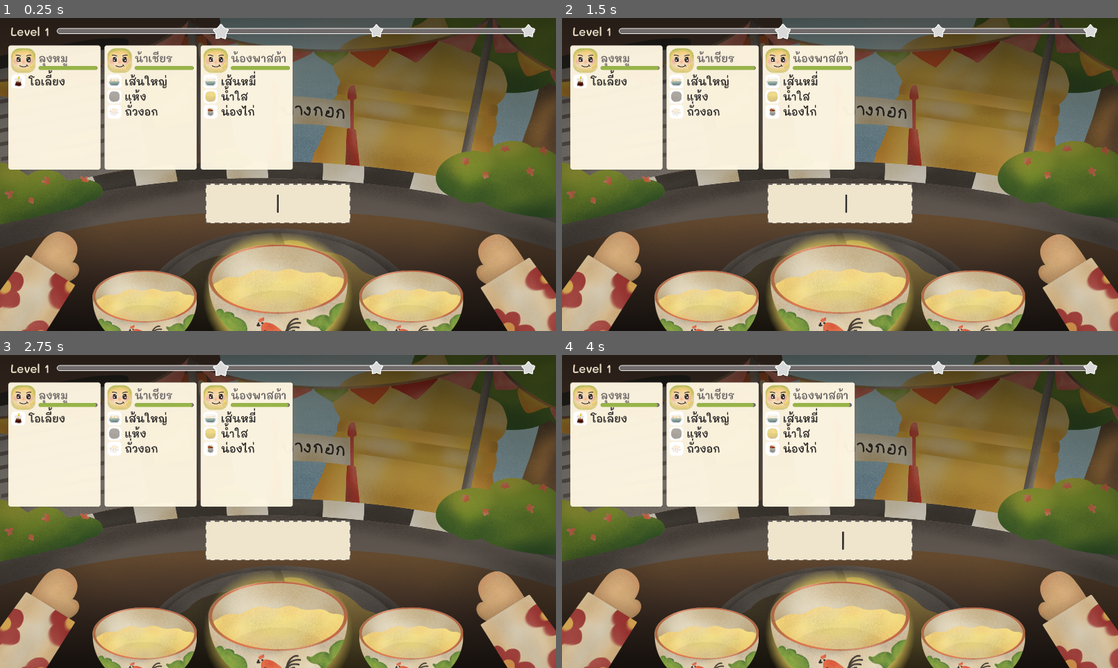
Above: before the commit, frames 1-4 (two rows, left to right).
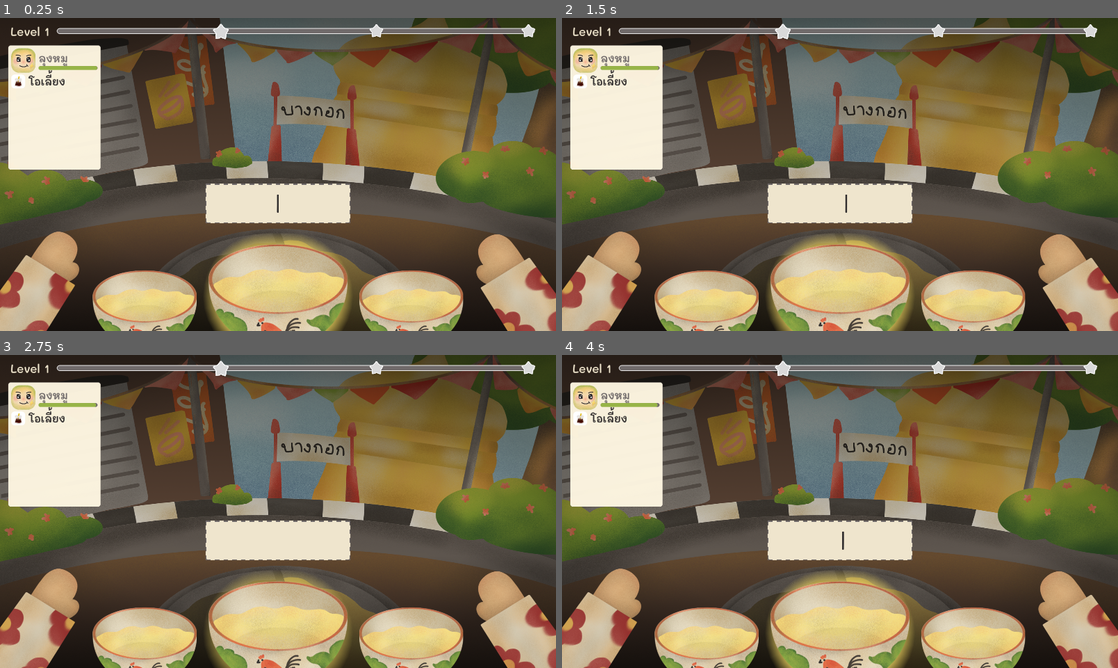
Above: after the commit, the same moments.

Repository: pcpaugust/video-game
Game: Godot game, scene res://scenes/main/Cooking.tscn
Same seed, same stepped clock (60 frames per second), same inputs: the game is played once before the commit and once after it.
Inputs:
- Up to frame 1 (0.25 s): no input
- Up to frame 2 (1.5 s): tap Enter at 0.5, 0.6 s; tap Space at 0.77, 1.25 s; tap Tab at 1.35 s
- Up to frame 3 (2.75 s): tap Space at 1.52 s; tap Enter at 2 s; tap Backspace at 2.1 s
- Up to frame 4 (4 s): tap Space at 2.75, 3.02, 3.77 s; tap Enter at 2.85, 3.5 s; tap Tab at 3.6 s

The runs differ from the first frame. In frame 1, 13% of the frame differs, in the area x 18-53%, y 8-49%; in frame 2, 13%; in frame 3, 13%; in frame 4, 13%.

Commit message:
feat: implement game configuration settings and core cooking mechanics including ingredient processing, dish slot management, and customer order fulfillment

Diff:
--- a/scripts/config/game_config.gd
+++ b/scripts/config/game_config.gd
@@ -3,9 +3,13 @@
 
 # Customer & level settings
 const BASE_CUSTOMER_COUNT: int = 2
-const MAX_CUSTOMERS: int = 4
+const MAX_CUSTOMERS: int = 5
 
 const CHILD_CUSTOMER_CHANCE: float = 0.1
+
+const SPAWN_INTERVAL_BASE: float = 10.0
+const SPAWN_INTERVAL_DECREASE_PER_LEVEL: float = 1.0
+const MIN_SPAWN_INTERVAL: float = 5.0
 
 # Patience / time settings
 const BASE_PATIENCE_TIME: float = 100.0
--- a/scripts/core/cooking.gd
+++ b/scripts/core/cooking.gd
@@ -27,6 +27,7 @@
 var current_bowl_ingredients: Array[String] = []
 var missed_customers: int = 0
 var current_mode: Mode = Mode.PREP
+var spawn_timer: float = 0.0
 
 # ระบบชามอาหาร (Dish Slots) จาก game_manager
 var dish_slots: Array = [] # เก็บ: { "key": String, "ingredients": Array[String] }
@@ -66,38 +67,48 @@
 	center_bowl.set_state("glow")
 	left_bowl.clear()
 	right_bowl.clear()
-	_spawn_initial_customers()
+	spawn_timer = 0.0
 	_update_ui_full()
 
-func _spawn_initial_customers() -> void:
+func _spawn_single_customer() -> void:
+	if customers.size() >= GameConfig.MAX_CUSTOMERS: return
+
 	var unlocked = MenuData.get_unlocked_ingredients_for_level(level)
-	var count = clamp(GameConfig.BASE_CUSTOMER_COUNT + level, 3, 7)
 	var used_name = []
-
-	while customers.size() < count:
-		var c = Customer.new()
-		c.is_child = randf() < GameConfig.CHILD_CUSTOMER_CHANCE
+	for c in customers:
+		used_name.append(c.name)
+
+	var c = Customer.new()
+	c.is_child = randf() < GameConfig.CHILD_CUSTOMER_CHANCE
+
+	for i in range(10):
 		c.name = MenuData.random_customer_name(c.is_child)
-
-		if (used_name.has(c.name)): continue
-
-		c.order_keys = MenuData.build_random_order_keys(unlocked, level)
-
-		# คำนวณเวลาพื้นฐานตาม Level
-		var base_time = GameConfig.BASE_PATIENCE_TIME - (level * GameConfig.PATIENCE_TIME_PER_LEVEL)
-
-		# ปรับแต่งเวลาตามประเภทลูกค้า
-		if c.is_child:
-			base_time += GameConfig.CHILD_PATIENCE_BONUS
-
-		c.max_patience = max(base_time, GameConfig.MIN_PATIENCE_TIME)
-		c.patience = c.max_patience
-		customers.append(c)
-		used_name.append(c.name)
+		if not used_name.has(c.name):
+			break
+
+	c.order_keys = MenuData.build_random_order_keys(unlocked, level)
+
+	var base_time = GameConfig.BASE_PATIENCE_TIME - (level * GameConfig.PATIENCE_TIME_PER_LEVEL)
+
+	if c.is_child:
+		base_time += GameConfig.CHILD_PATIENCE_BONUS
+
+	c.max_patience = max(base_time, GameConfig.MIN_PATIENCE_TIME)
+	c.patience = c.max_patience
+	customers.append(c)
+	_update_ui_full()
 
 func _process(delta: float) -> void:
+	if current_mode == Mode.GAME_OVER: return
+
 	_update_customers_logic(delta)
 	order_queue.update_patience_only(customers)
+
+	if customers.size() < GameConfig.MAX_CUSTOMERS:
+		spawn_timer -= delta
+		if spawn_timer <= 0.0:
+			_spawn_single_customer()
+			spawn_timer = max(GameConfig.MIN_SPAWN_INTERVAL, GameConfig.SPAWN_INTERVAL_BASE - (level * GameConfig.SPAWN_INTERVAL_DECREASE_PER_LEVEL))
 
 func _update_customers_logic(delta: float) -> void:
 	for i in range(customers.size() - 1, -1, -1):
@@ -112,8 +123,6 @@
 			_handle_game_over()
 		_update_ui_full()
 		_refresh_completed_bowl_states()
-	if customers.is_empty():
-		_spawn_next_wave()
 
 func _unhandled_input(event: InputEvent) -> void:
 	if current_mode == Mode.GAME_OVER: return
@@ -310,7 +319,8 @@
 	if score >= target_score:
 		print("Finished! Next Level Started!")
 		var new_level = level + 1
-		start_level(new_level, target_score+40)
+		var new_target = target_score + 40 + (level * 20)
+		start_level(new_level, new_target)
 
 	level_bar.update_progress(score)
 
@@ -350,13 +360,6 @@
 	_update_dish(dish_slots)
 	_update_mode_ui()
 
-func _spawn_next_wave() -> void:
-	_spawn_initial_customers()
-	_update_ui_full()
-
-	# แจ้งเตือนผ่าน console หรือ UI (Optional)
-	print("Next Wave Started! Current Level: ", level)
-
 func _handle_game_over() -> void:
 	print("Game Over!")
 	current_mode = Mode.GAME_OVER
